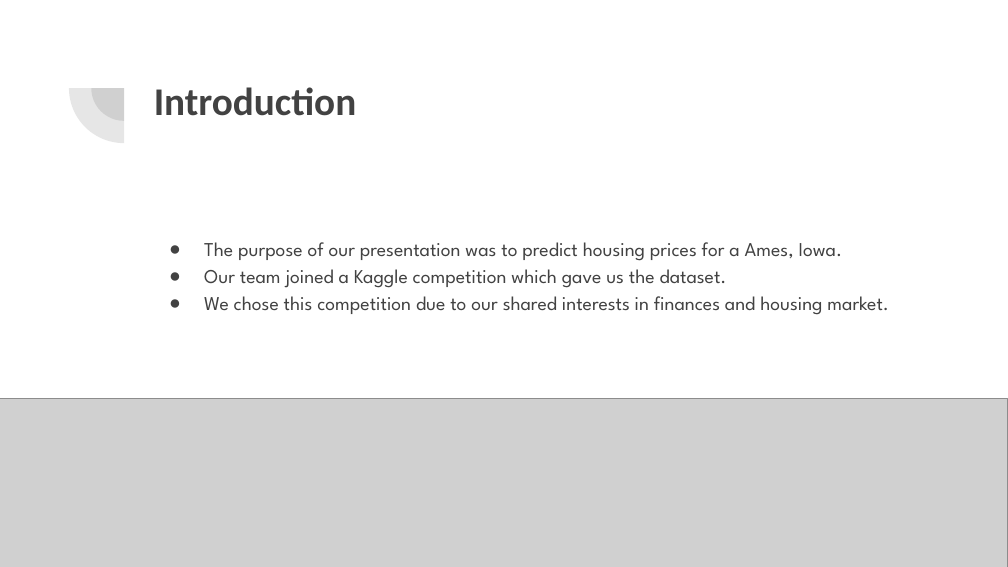
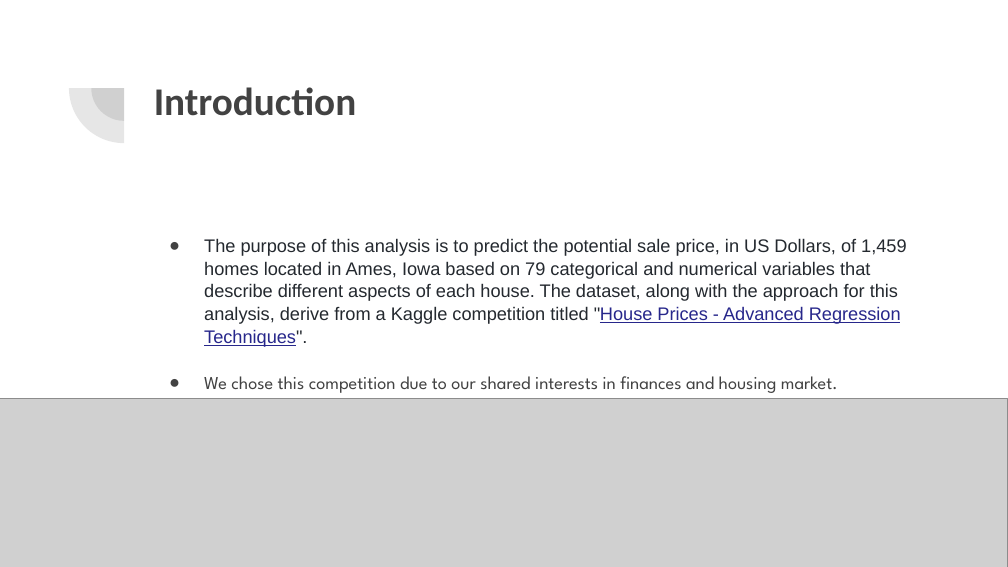
Before and after one commit to DerekHypo/Final_Project, a slide deck: slide 2 of Housing Prices-Final Project.pptx. Drawn at 1008x567 pixels with LibreOffice and Linux fonts; fonts in the diff are those of the drawing; grey boxes stand for pictures. Boxes give left, top, right and bottom in pixels: in the first picture for what was removed or moved away, otherwise in the second. Text is boxed around its words. In the diff, an @@ line names an element or a change of style, - is before the commit and + after.

Commit message:
Final PPT

```diff
--- a/Housing Prices-Final Project.pptx
+++ b/Housing Prices-Final Project.pptx
@@ text at [204,238,906,347]: text changed; size 14 to 12.9 pt; font League Spartan to Arial; text colour #424242 to #24292F @@
-● The purpose of our presentation was to predict housing prices for a Ames, Iowa.
-● Our team joined a Kaggle competition which gave us the dataset.
+● The purpose of this analysis is to predict the potential sale price, in US Dollars, of 1,459 homes located in Ames, Iowa based on 79 categorical and numerical variables that describe different aspects of each house. The dataset, along with the approach for this analysis, derive from a Kaggle competition titled "House Prices - Advanced Regression Techniques".
@@ text at [204,376,838,393]: size 14 to 12.9 pt in "We chose this competition due to our ..."; line spacing 1.15 to 1.05 @@
```
Also in this commit, not shown: 2 other slides changed.
